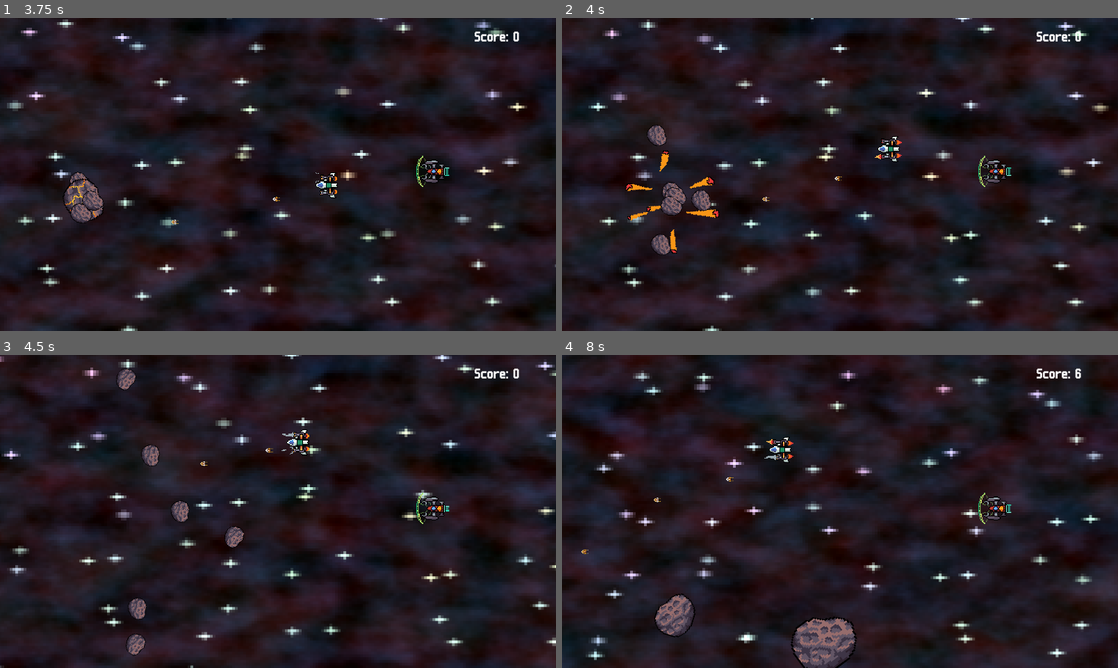
Above: before the commit, frames 1-4 (two rows, left to right).
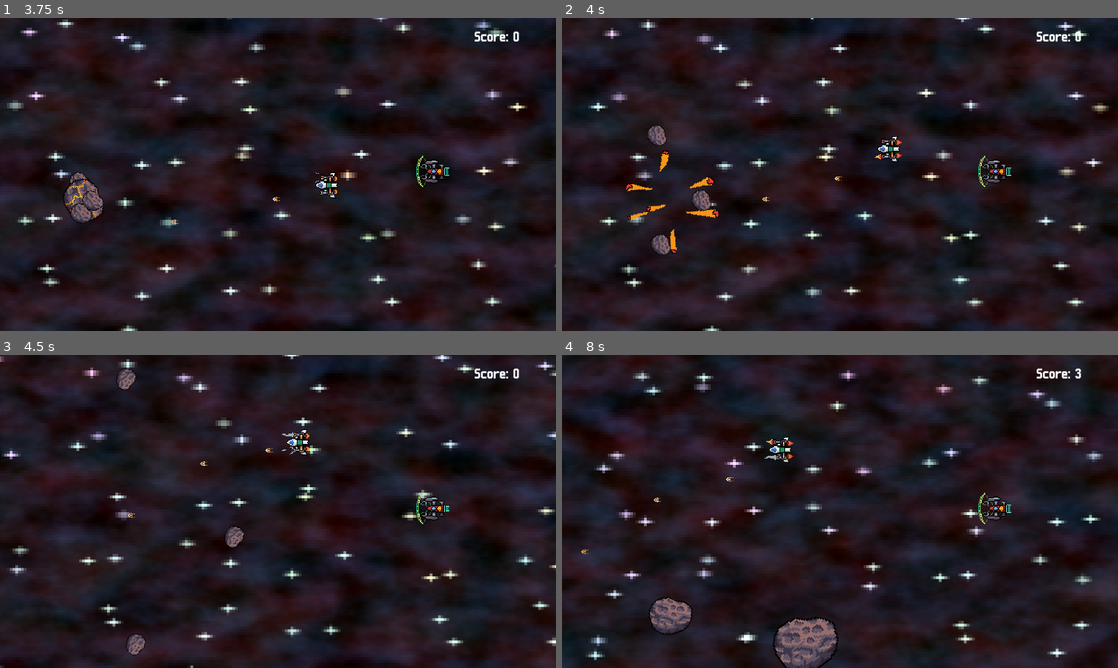
Above: after the commit, the same moments.

Repository: Yekt/SyntaxSoup
Game: Godot game, scene res://scenes/screens/start.tscn
Same seed, same stepped clock (60 frames per second), same inputs: the game is played once before the commit and once after it. The engine's default icon, where the game draws it, is replaced by a stand-in: a white triangle on a blue panel in a dark square.
Inputs:
- Up to frame 1 (3.75 s): click "Start Game" at 0.5 s; hold D (attacker_right) 1.28-2.03 s; hold Ctrl (supporter_magnet) 1.28-2.03 s; hold S (attacker_down) 2.03-2.78 s; tap Ctrl (supporter_magnet) at 2.1, 3.6 s; hold D (attacker_right) 2.78-3.53 s; hold Ctrl (supporter_magnet) 2.78-3.53 s; hold W (attacker_up) from 3.53 s (still down)
- Up to frame 2 (4 s): keep holding W (attacker_up)
- Up to frame 3 (4.5 s): release W (attacker_up) at 4.28 s; hold A (attacker_left) from 4.28 s (still down); hold Ctrl (supporter_magnet) from 4.28 s (still down)
- Up to frame 4 (8 s): release Ctrl (supporter_magnet) at 5.03 s; tap Ctrl (supporter_magnet) at 5.1, 6.6 s; release A (attacker_left) at 5.78 s; hold S (attacker_down) 5.78-6.53 s; hold Ctrl (supporter_magnet) 5.78-6.53 s; hold D (attacker_right) 6.53-7.28 s; hold W (attacker_up) from 7.28 s (still down); hold Ctrl (supporter_magnet) from 7.28 s (still down)

Frame 1 is identical in both runs. In frame 2, 0.3% of the frame differs, in the area x 17-23%, y 52-64%; in frame 3, 0.5%; in frame 4, 2.2%, in the area x 15-94%, y 5-100%.

Commit message:
merge duplicated code from attacker & supporter into a ship class

Diff:
--- a/scenes/entities/asteroid.gd
+++ b/scenes/entities/asteroid.gd
@@ -90,6 +90,9 @@
 
 
 func hit(damage):
+	if IS_DESTROYED:
+		return
+
 	HEALTH -= damage
 	if HEALTH <= 0:
 		self.destroy()
--- a/scenes/entities/attacker.gd
+++ b/scenes/entities/attacker.gd
@@ -1,64 +1,26 @@
-extends CharacterBody2D
-
+extends Ship
 
 const PROJECTILE = preload("res://scenes/entities/projectile.tscn")
 
-
-var MOVEMENT_SPEED = 500
-var ATTACK_SPEED = 0.25
-var MAX_HEALTH = 100
-var HIT_POINTS = MAX_HEALTH
-var HP_REGEN_PER_S = 1
-var SHIELD = 100
-var SHIELD_REGEN_PER_S = 10
-var BLASTER1 = true
-var IMMUNITY_DURATION = 0.5
-var IMMUNITY_TIMER = 1000
-
-
-func hit(damage):
-	if IMMUNITY_TIMER < IMMUNITY_DURATION:
-		return
-
-	HIT_POINTS -= damage
-	$ShipSprite.frame = 3 - floor((HIT_POINTS / MAX_HEALTH) * 4)
-	IMMUNITY_TIMER = 0
-
-	if HIT_POINTS <= 0:
-		get_tree().change_scene_to_file("res://scenes/screens/game_over.tscn")
-
+var attack_spead = 0.25
+var blaster = true
 
 func _ready():
-	%AttackTimer.wait_time = ATTACK_SPEED
-
+	%AttackTimer.wait_time = attack_spead
 
 func _physics_process(delta):
-	IMMUNITY_TIMER += delta
-	if IMMUNITY_TIMER < IMMUNITY_DURATION:
-		visible = int(IMMUNITY_TIMER * 15) % 2
-	else:
-		visible = true
+	super._physics_process(delta)
+	$ShipSprite.frame = 3 - floor((health / max_health) * 4)
 
-	var direction = Input.get_vector("attacker_left", "attacker_right", "attacker_up", "attacker_down")
-	velocity = direction * MOVEMENT_SPEED
-	move_and_slide()
-	var screen_size = get_viewport_rect().size
-	position.x = clamp(position.x, 0, screen_size.x)
-	position.y = clamp(position.y, 0, screen_size.y)
-
-
-	if direction.length() > 0.1:
-		$EngineAnimation.play("running")
-	else:
-		$EngineAnimation.play("idle")
-
+func get_input_direction():
+	return Input.get_vector("attacker_left", "attacker_right", "attacker_up", "attacker_down")
 
 func shoot():
 	var projectile = PROJECTILE.instantiate()
-	if BLASTER1:
+	if blaster:
 		projectile.global_position = %Blaster1.global_position
 		%Blaster1.add_child(projectile)
 	else:
 		projectile.global_position = %Blaster2.global_position
 		%Blaster2.add_child(projectile)
-	BLASTER1 = !BLASTER1
+	blaster = !blaster
--- a/scenes/entities/supporter.gd
+++ b/scenes/entities/supporter.gd
@@ -1,56 +1,27 @@
-extends CharacterBody2D
+extends Ship
 
-
-var MOVEMENT_SPEED = 500
-var HIT_POINTS = 100
-var HP_REGEN_PER_S = 1
-var SHIELD = 100
-var SHIELD_REGEN_PER_S = 10
-var GLOBALS
-var IMMUNITY_DURATION = 0.5
-var IMMUNITY_TIMER = 1000
-var MAGNET_STRENGTH = 4
-
-
-func hit(damage):
-	if IMMUNITY_TIMER < IMMUNITY_DURATION:
-		return
-
-	HIT_POINTS -= damage
-	IMMUNITY_TIMER = 0
-
-	if HIT_POINTS <= 0:
-		get_tree().change_scene_to_file("res://scenes/screens/game_over.tscn")
-
+var globals
+var magnet_strength = 4
 
 func _ready():
-	GLOBALS = get_node("/root/Globals")
-
+	globals = get_node("/root/Globals")
 
 func _physics_process(delta):
-	IMMUNITY_TIMER += delta
-	if IMMUNITY_TIMER < IMMUNITY_DURATION:
-		visible = int(IMMUNITY_TIMER * 15) % 2
-	else:
-		visible = true
-
-	var direction = Input.get_vector("supporter_left", "supporter_right", "supporter_up", "supporter_down")
-	velocity = direction * MOVEMENT_SPEED
+	super._physics_process(delta)
 
 	for other in $PickupArea.get_overlapping_areas():
 		other.queue_free()
 		other.set_collision_layer_value(2, false)
-		GLOBALS.add_score(1)
+		globals.add_score(1)
 
 	if Input.is_action_pressed("supporter_magnet"):
 		for other in $MagnetArea.get_overlapping_areas():
 			var speed = other.velocity.length()
 			var dir = other.velocity.normalized()
 			var to_resource = (position - other.position).normalized()
-			dir = (dir + to_resource * MAGNET_STRENGTH * delta).normalized()
+			dir = (dir + to_resource * magnet_strength * delta).normalized()
 			other.velocity = dir * speed
 			print(other.name)
 
-	var screen_size = get_viewport_rect().size
-	position.x = clamp(position.x, 0, screen_size.x)
-	position.y = clamp(position.y, 0, screen_size.y)
+func get_input_direction():
+	return Input.get_vector("supporter_left", "supporter_right", "supporter_up", "supporter_down")
--- /dev/null
+++ b/scenes/scripts/ship.gd
@@ -0,0 +1,45 @@
+extends CharacterBody2D
+class_name Ship
+
+var movement_speed = 500
+var max_health = 100
+var health = max_health
+var immunity_duration = 0.5
+var immunity_timer = 1000
+
+# Called when the node enters the scene tree for the first time.
+func _ready():
+	pass # Replace with function body.
+
+# Called every frame. 'delta' is the elapsed time since the previous frame.
+func _physics_process(delta):
+	immunity_timer += delta
+	if immunity_timer < immunity_duration:
+		visible = int(immunity_timer * 15) % 2
+	else:
+		visible = true
+
+	var direction = get_input_direction()
+	velocity = direction * movement_speed
+	move_and_slide()
+	var screen_size = get_viewport_rect().size
+	position.x = clamp(position.x, 0, screen_size.x)
+	position.y = clamp(position.y, 0, screen_size.y)
+
+	if direction.length() > 0.1:
+		$EngineAnimation.play("running")
+	else:
+		$EngineAnimation.play("idle")
+
+func get_input_direction():
+	return Vector2()
+
+func hit(damage):
+	if immunity_timer < immunity_duration:
+		return
+
+	health -= damage
+	immunity_timer = 0
+
+	if health <= 0:
+		get_tree().change_scene_to_file("res://scenes/screens/game_over.tscn")
